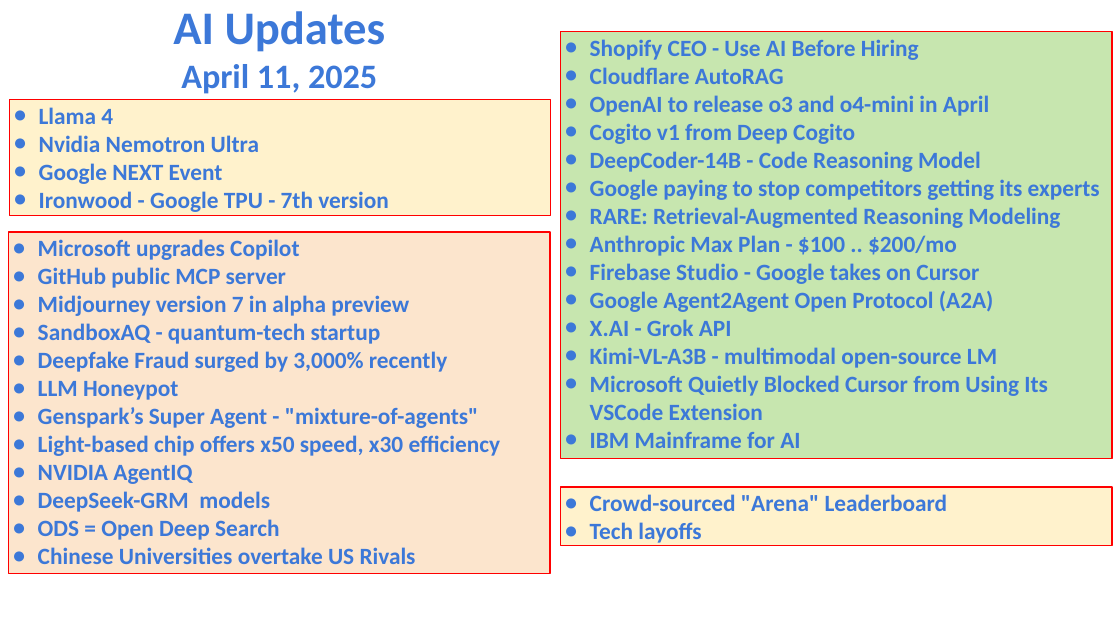
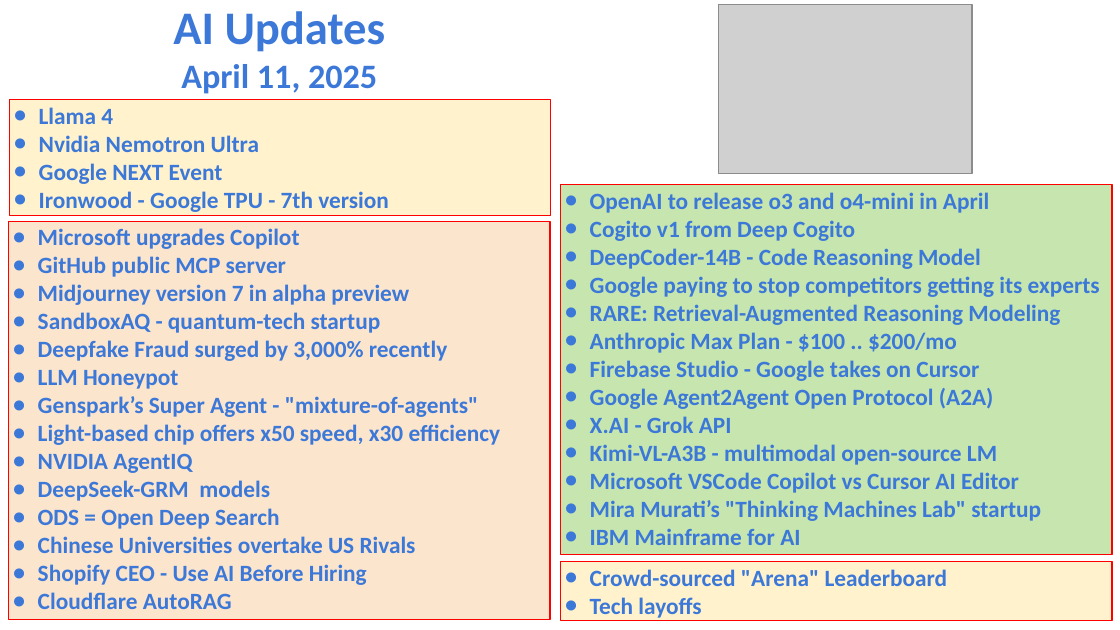
Before and after one commit to lselector/seminar, a slide deck: slide 1 of 2025/2025-04-11-AI-Updates.pptx. Drawn at 1120x630 pixels with LibreOffice and Linux fonts; fonts in the diff are those of the drawing; grey boxes stand for pictures. Boxes give left, top, right and bottom in pixels: in the first picture for what was removed or moved away, otherwise in the second. Text is boxed around its words. In the diff, an @@ line names an element or a change of style, - is before the commit and + after.

```diff
--- a/2025/2025-04-11-AI-Updates.pptx
+++ b/2025/2025-04-11-AI-Updates.pptx
@@ picture added at box(718, 4, 972, 174) @@
@@ text in rectangle at box(590, 39, 919, 84): paragraphs removed @@
-● Shopify CEO - Use AI Before Hiring
-● Cloudflare AutoRAG
@@ rectangle "OpenAI to release o3 and ...": place and size @@
-rectangle "OpenAI to release o3 and ..." at box(561, 32, 1112, 459)
+rectangle "OpenAI to release o3 and ..." at box(561, 185, 1112, 554)
@@ rectangle "Microsoft upgrades Copilot": place and size @@
-rectangle "Microsoft upgrades Copilot" at box(9, 232, 550, 573)
+rectangle "Microsoft upgrades Copilot" at box(9, 222, 550, 620)
@@ text in rectangle at box(590, 472, 1041, 521): text changed @@
-● Microsoft Quietly Blocked Cursor from Using Its VSCode Extension
+● Microsoft VSCode Copilot vs Cursor AI Editor
+● Mira Murati’s "Thinking Machines Lab" startup
@@ text in rectangle at box(38, 564, 367, 609): paragraphs added @@
+● Shopify CEO - Use AI Before Hiring
+● Cloudflare AutoRAG
@@ rectangle "Crowd-sourced "Arena" Leaderboard": place and size @@
-rectangle "Crowd-sourced "Arena" Leaderboard" at box(561, 487, 1112, 547)
+rectangle "Crowd-sourced "Arena" Leaderboard" at box(561, 562, 1112, 622)
```
Also in this commit, not shown: 3 other slides changed, 1 slide removed.
